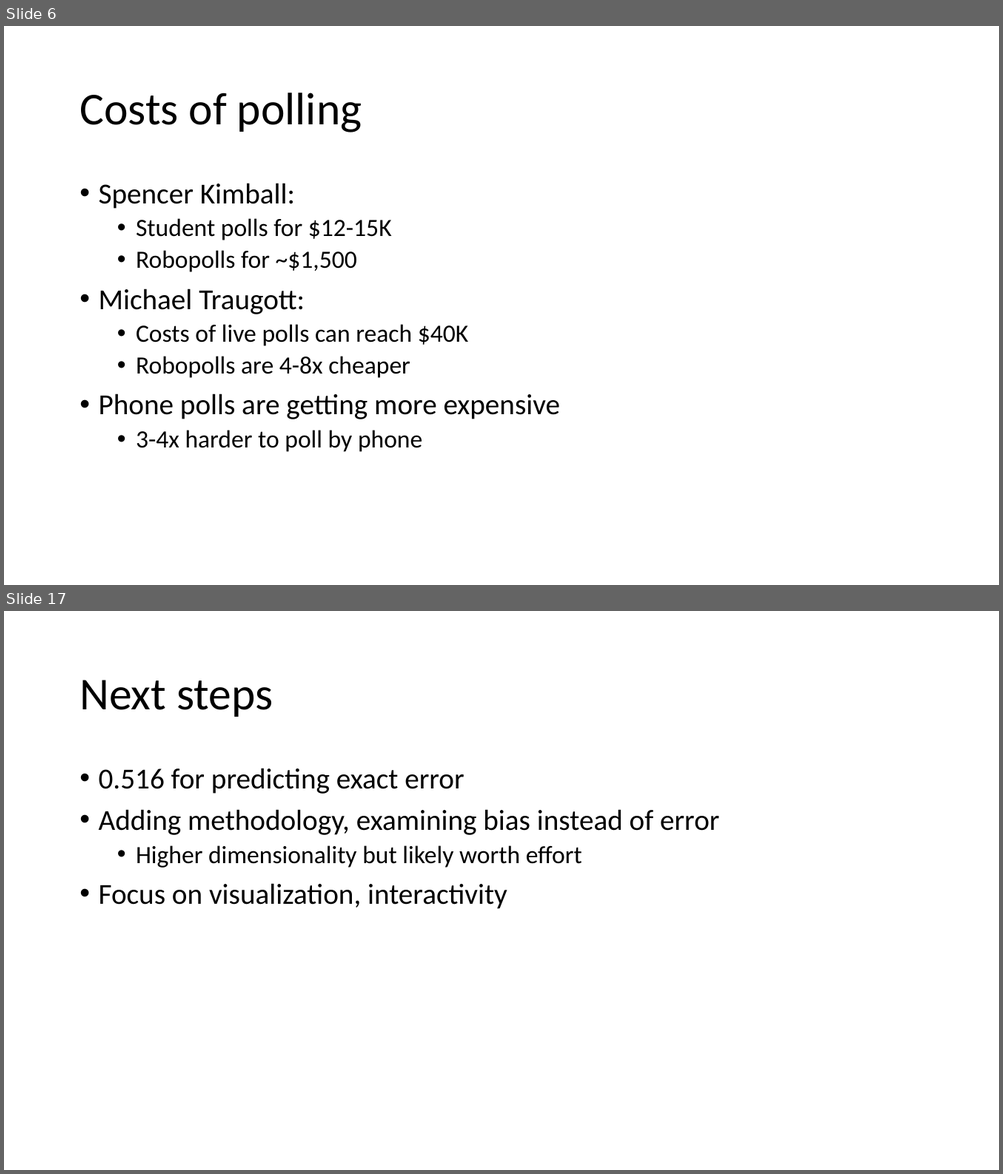
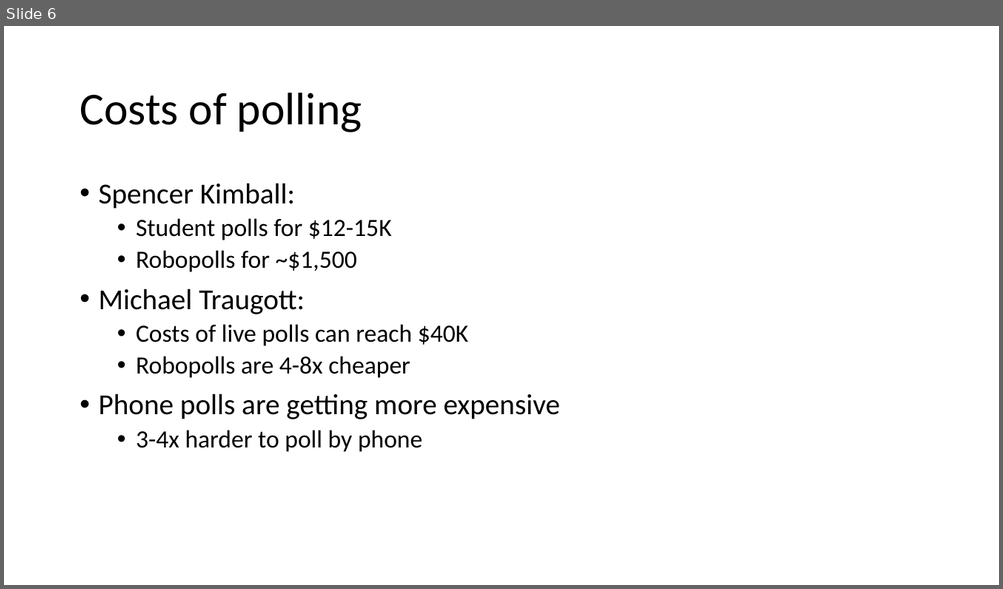
Before and after one commit to Hedgehog612/Capstone_Project_1, a slide deck: data_storytelling.pptx. Shown one above the other, each under a label of ours: slides 6 and 17 before the commit, slide 6 after it; the slides between them are not shown. The pictures are 1003x1174 and 1003x589 pixels, drawn with LibreOffice and Linux fonts; fonts in the diff are those of the drawing. Boxes give left, top, right and bottom in pixels: in the first picture for what was removed or moved away, otherwise in the second. Text is boxed around its words. In the diff, an @@ line names an element or a change of style, - is before the commit and + after.

```diff
--- a/data_storytelling.pptx
+++ b/data_storytelling.pptx
@@ slide 17 removed at (4, 611, 999, 1170), background #FFFFFF @@
@@ title removed at (79, 680, 273, 717) @@
-Next steps
@@ text removed at (99, 768, 719, 909) @@
-• 0.516 for predicting exact error
-• Adding methodology, examining bias instead of error
-  • Higher dimensionality but likely worth effort
-• Focus on visualization, interactivity
```
Also in this commit, not shown: 3 slides changed, 8 slides added, 8 other slides removed.
